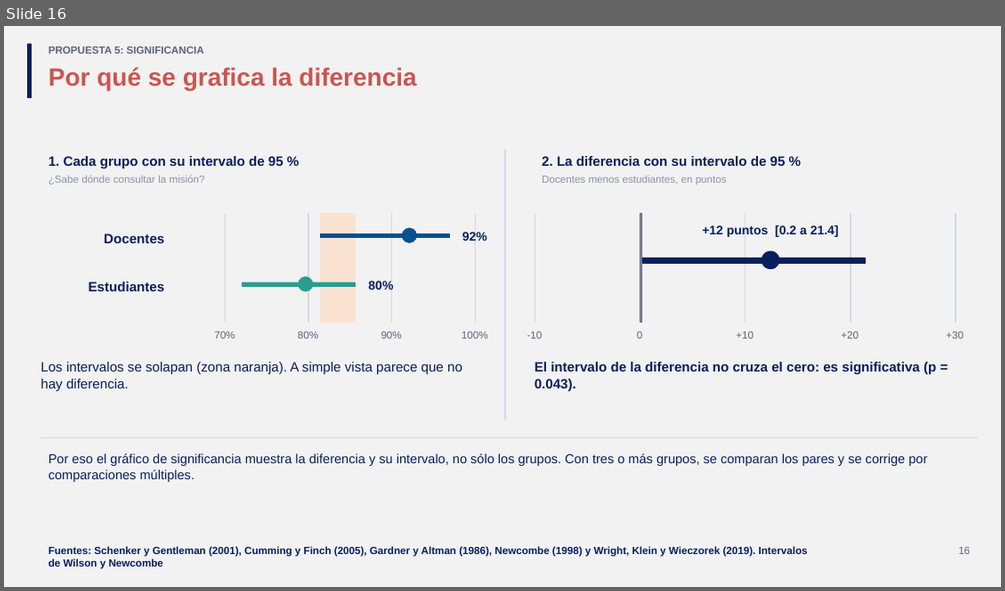
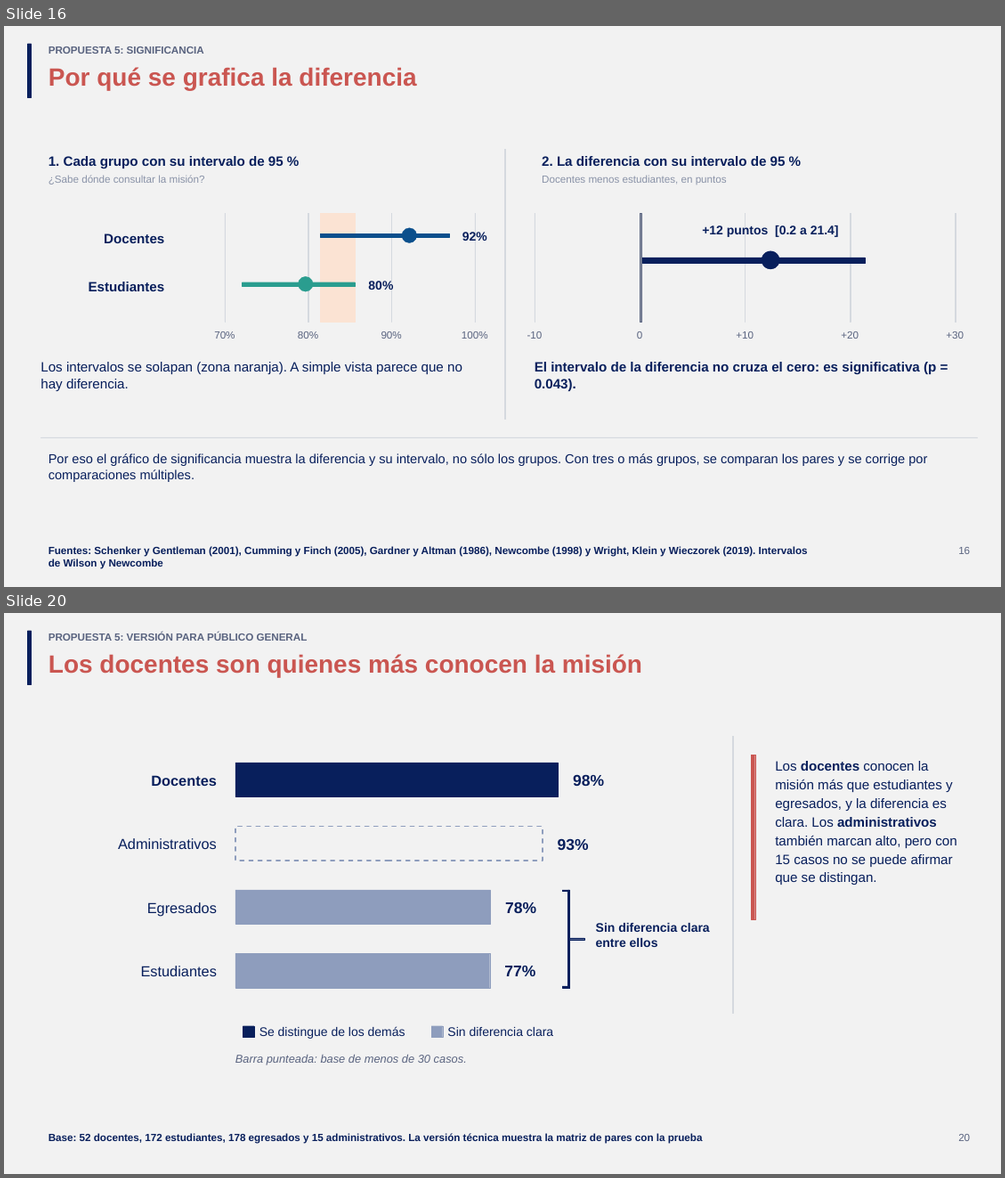
Before and after one commit to GonzaloAlmendariz/prosecnur-app, a slide deck: docs/qa/motor-ppt-2026-10-06/4-recetario/propuestas-rescatables.pptx. Shown one above the other, each under a label of ours: slide 16 before the commit, slides 16 and 20 after it; the slides between them are not shown. The pictures are 1005x591 and 1005x1178 pixels, drawn with LibreOffice and Linux fonts; fonts in the diff are those of the drawing; background and template pictures are left out. Boxes give left, top, right and bottom in pixels: in the first picture for what was removed or moved away, otherwise in the second. Text is boxed around its words. In the diff, an @@ line names an element or a change of style, - is before the commit and + after.

```diff
--- a/docs/qa/motor-ppt-2026-10-06/4-recetario/propuestas-rescatables.pptx
+++ b/docs/qa/motor-ppt-2026-10-06/4-recetario/propuestas-rescatables.pptx
@@ slide 20 added at bbox=[4, 613, 1001, 1174], background #F2F2F2 @@
@@ rectangle added at bbox=[28, 630, 32, 684], fill #081F5C, outline #081F5C 0.25 pt @@
@@ text added at bbox=[48, 633, 307, 641], 10 pt, text #5A6480, bold @@
+PROPUESTA 5: VERSIÓN PARA PÚBLICO GENERAL
@@ title added at bbox=[48, 654, 642, 677], 24 pt, text #CA5651, bold @@
+Los docentes son quienes más conocen la misión
@@ rectangle added at bbox=[732, 737, 733, 1013], fill #D5D9DF, outline #D5D9DF 0.25 pt @@
@@ rectangle added at bbox=[235, 763, 558, 797], fill #081F5C, outline #081F5C 0.25 pt @@
@@ rectangle added at bbox=[751, 755, 755, 919], fill #CA5651, outline #CA5651 0.25 pt @@
@@ text added at bbox=[775, 761, 956, 884], 13 pt, text #081F5C @@
+Los docentes conocen la misión más que estudiantes y egresados, y la diferencia es clara. Los administrativos también marcan alto, pero con 15 casos no se puede afirmar que se distingan.
@@ text added at bbox=[151, 775, 217, 786], 14 pt, text #081F5C, bold @@
+Docentes
@@ text added at bbox=[573, 775, 604, 786], 15 pt, text #081F5C, bold @@
+98%
@@ rectangle added at bbox=[235, 826, 543, 860], outline #8E9DBD 1.25 pt dashed @@
@@ text added at bbox=[118, 838, 217, 849], 14 pt, text #081F5C @@
+Administrativos
@@ text added at bbox=[558, 838, 589, 850], 15 pt, text #081F5C, bold @@
+93%
@@ text added at bbox=[147, 902, 217, 916], 14 pt, text #081F5C @@
+Egresados
@@ rectangle added at bbox=[235, 890, 491, 925], fill #8E9DBD, outline #8E9DBD 0.25 pt @@
@@ text added at bbox=[505, 901, 536, 913], 15 pt, text #081F5C, bold @@
+78%
@@ rectangle added at bbox=[562, 890, 569, 892], fill #081F5C, outline #081F5C 0.25 pt @@
@@ rectangle added at bbox=[568, 890, 569, 988], fill #081F5C, outline #081F5C 0.25 pt @@
@@ text added at bbox=[596, 923, 710, 947], 12 pt, text #081F5C, bold @@
+Sin diferencia clara entre ellos
@@ rectangle added at bbox=[235, 953, 490, 988], fill #8E9DBD, outline #8E9DBD 0.25 pt @@
@@ rectangle added at bbox=[568, 938, 584, 939], fill #081F5C, outline #081F5C 0.25 pt @@
@@ text added at bbox=[141, 965, 217, 976], 14 pt, text #081F5C @@
+Estudiantes
@@ text added at bbox=[504, 965, 535, 976], 15 pt, text #081F5C, bold @@
+77%
@@ rectangle added at bbox=[562, 986, 569, 988], fill #081F5C, outline #081F5C 0.25 pt @@
@@ rectangle added at bbox=[243, 1026, 254, 1037], fill #081F5C, outline #081F5C 0.25 pt @@
@@ text added at bbox=[259, 1026, 405, 1038], 12 pt, text #081F5C @@
+Se distingue de los demás
@@ rectangle added at bbox=[432, 1026, 443, 1037], fill #8E9DBD, outline #8E9DBD 0.25 pt @@
@@ text added at bbox=[447, 1027, 553, 1036], 12 pt, text #081F5C @@
+Sin diferencia clara
@@ text added at bbox=[235, 1054, 467, 1065], 11 pt, text #5A6480, italic @@
+Barra punteada: base de menos de 30 casos.
@@ text added at bbox=[48, 1133, 703, 1143], 10 pt, text #081F5C, bold @@
+Base: 52 docentes, 172 estudiantes, 178 egresados y 15 administrativos. La versión técnica muestra la matriz de pares con la prueba
@@ text added at bbox=[958, 1134, 970, 1141], 10 pt, text #5A6480 @@
+20
```
Also in this commit, not shown: 3 slides changed, 1 other slide added, 2 other files.
